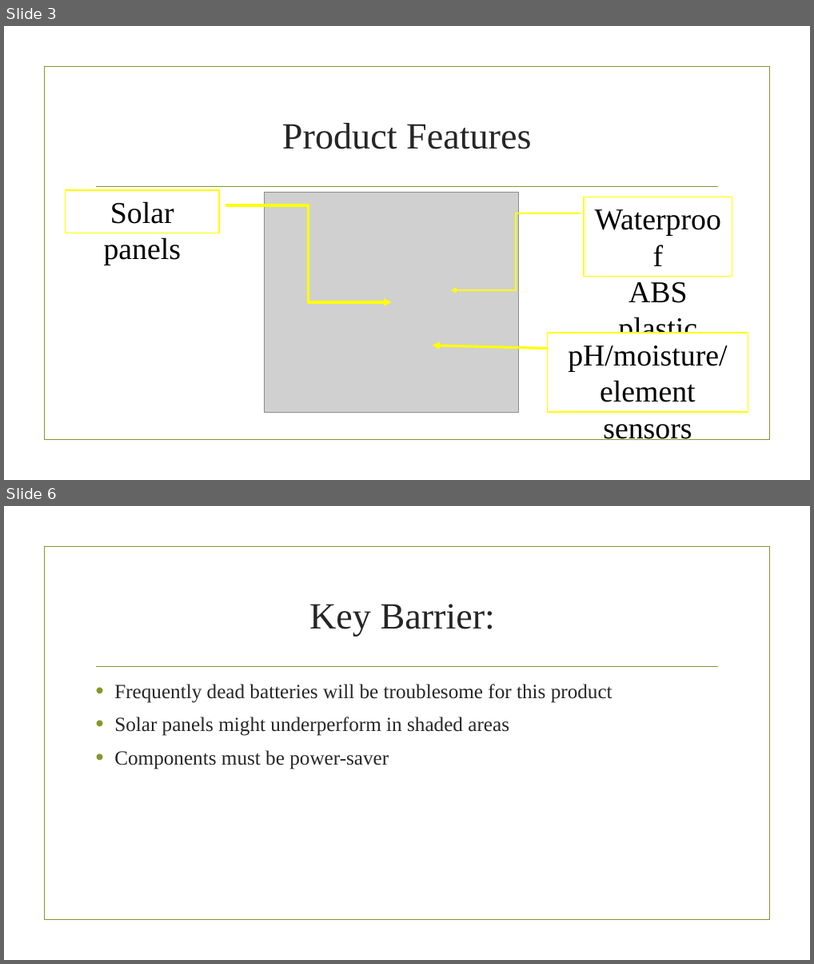
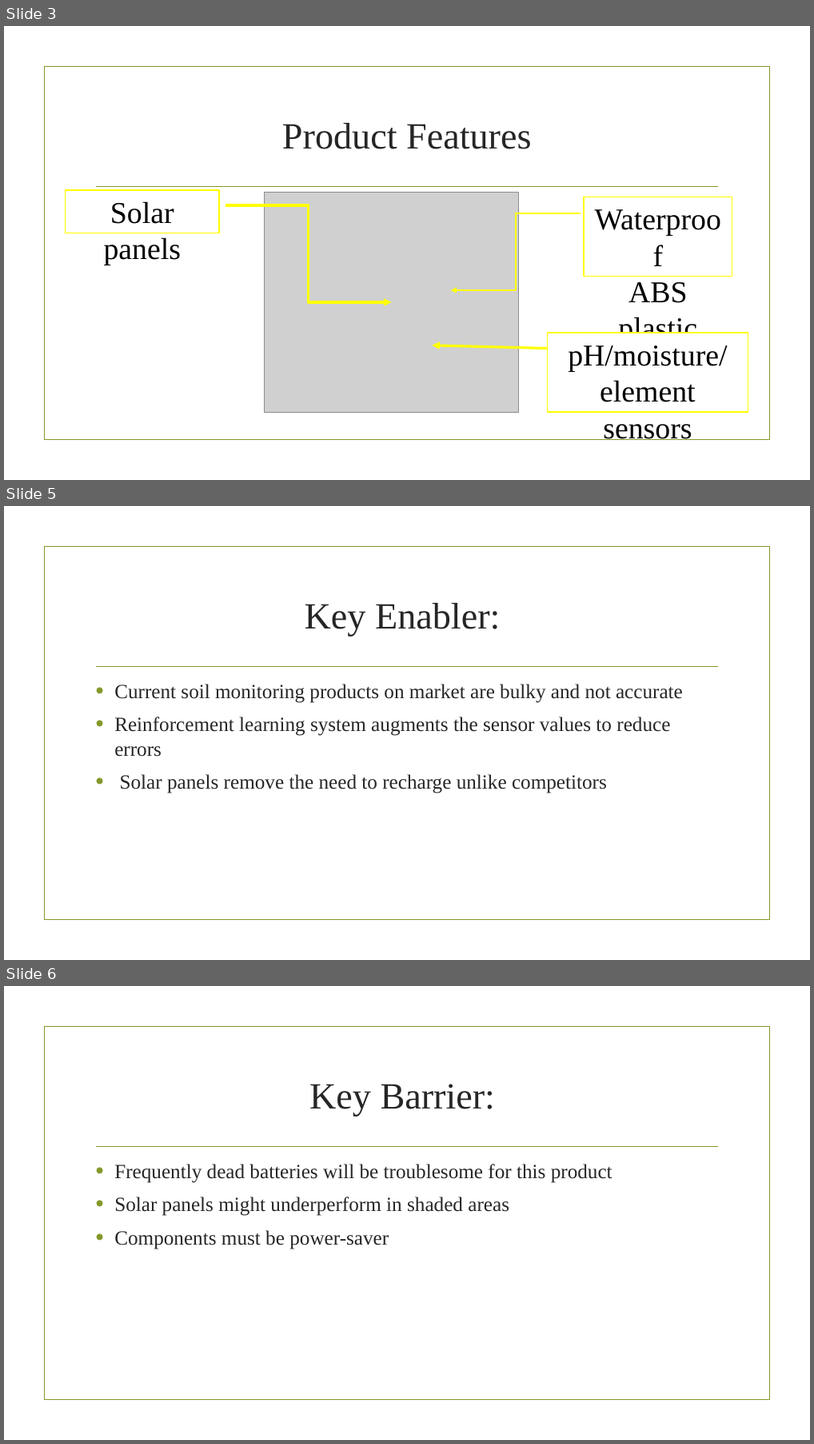
Before and after one commit to johnkmj/tufts_comp50_shared, a slide deck: HW1.pptx. Shown one above the other, each under a label of ours: slides 3 and 6 before the commit, slides 3, 5 and 6 after it; the slides between them are not shown. The pictures are 814x964 and 814x1444 pixels, drawn with LibreOffice and Linux fonts; fonts in the diff are those of the drawing; grey boxes stand for pictures; background and template pictures are left out. Boxes give left, top, right and bottom in pixels: in the first picture for what was removed or moved away, otherwise in the second. Text is boxed around its words. In the diff, an @@ line names an element or a change of style, - is before the commit and + after.

```diff
--- a/HW1.pptx
+++ b/HW1.pptx
@@ slide 5 added at (4,506,810,960), background picture (left out); not listed: 2 template elements that a slide beside it also shows @@
@@ title added at (305,603,500,636), 44 pt, text #262626 @@
+Key Enabler:
@@ text added at (114,684,683,793), 24 pt, text #262626 @@
+• Current soil monitoring products on market are bulky and not accurate
+• Reinforcement learning system augments the sensor values to reduce errors
+• Solar panels remove the need to recharge unlike competitors
```
Also in this commit, not shown: 2 slides changed, 1 slide removed.
